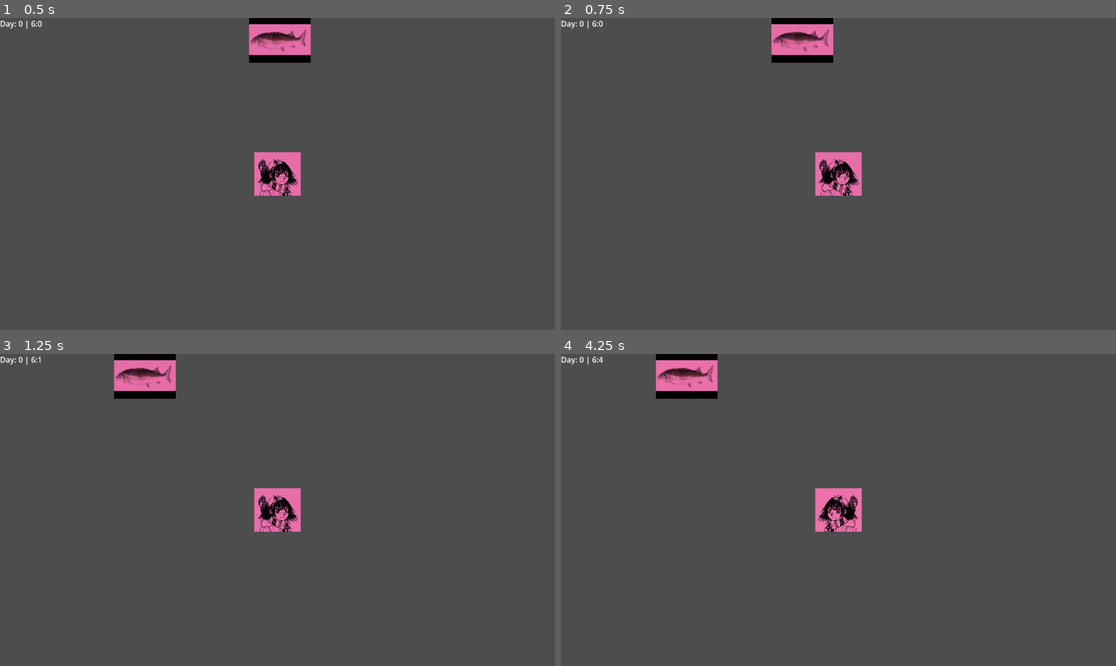
Above: before the commit, frames 1-4 (two rows, left to right).
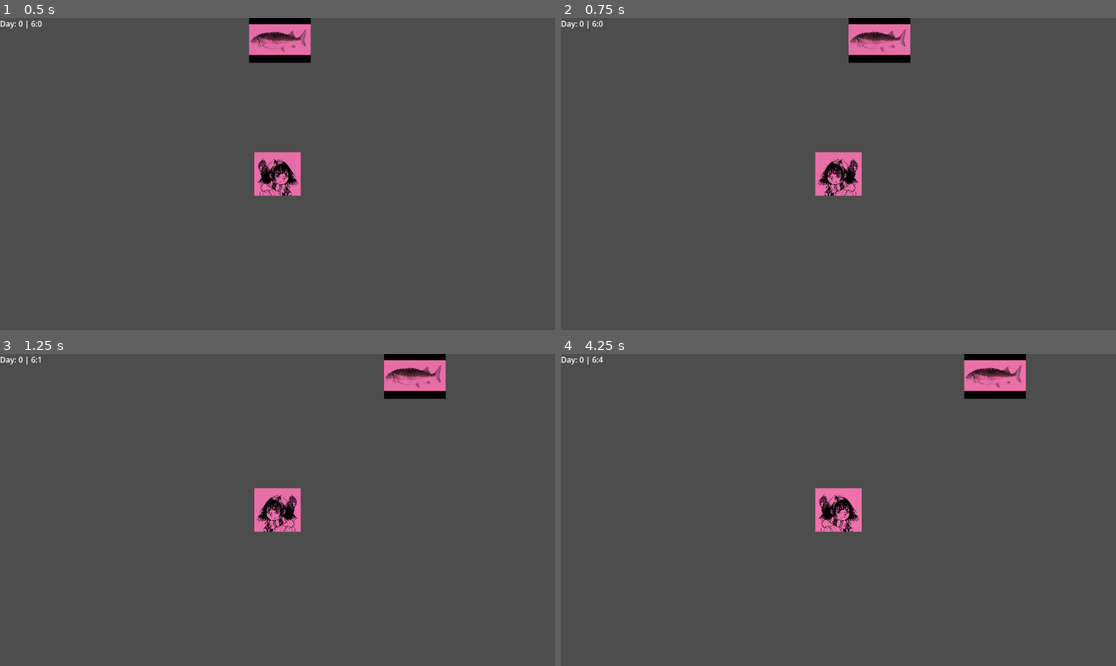
Above: after the commit, the same moments.

Repository: moliloo/comfy-jam-summer-2026
Game: Godot game, scene res://scenes/temporary/test.tscn
Same seed, same stepped clock (60 frames per second), same inputs: the game is played once before the commit and once after it. Before the commit the project starts from res://scenes/temporary/scene.tscn.
Inputs:
- Up to frame 1 (0.5 s): no input
- Up to frame 2 (0.75 s): tap Enter at 0.5 s; hold D (move_right) from 0.53 s (still down); tap E (interact) at 0.6 s
- Up to frame 3 (1.25 s): keep holding D (move_right)
- Up to frame 4 (4.25 s): release D (move_right) at 1.28 s; hold S (move_down) 1.28-2.03 s; tap E (interact) every 0.75 s from 1.35 to 3.6 s; hold D (move_right) 2.03-2.78 s; hold W (move_up) 2.78-3.53 s; hold A (move_left) from 3.53 s (still down)

Frame 1 is identical in both runs. In frame 2, 3.7% of the frame differs, in the area x 37-63%, y 0-58%; in frame 3, 3.7%; in frame 4, 3.8%, in the area x 17-84%, y 0-58%.

Commit message:
imported bubble sprites, renamed some things and changed inputs

Diff:
--- a/cute_horror/aquarium/script.gd
+++ b/cute_horror/aquarium/script.gd
@@ -8,7 +8,7 @@
 	if can_interact:
 		if Input.is_action_just_pressed('interact'):
 			GlobalVariables.set_player_position(entity.get_global_position());
-			get_tree().change_scene_to_file('res://cute_horror/tamagotchi/scene.tscn');
+			get_tree().change_scene_to_file('res://cute_horror/tamagotchi/tamagotchi.tscn');
 
 func _on_area_2d_body_entered(body: Node2D) -> void:
 	if body as Player == null: return;
--- a/player/script.gd
+++ b/player/player.gd
@@ -10,22 +10,22 @@
 	if GlobalVariables.get_player_position():
 		set_global_position(GlobalVariables.get_player_position());
 
-func _process(delta: float) -> void:
+func _process(_delta: float) -> void:
 	move_player()
 
 func move_player() -> void:
-	if Input.is_action_pressed('move_right'):
+	if Input.is_action_pressed('move_left'):
 		sprite.flip_h = false;
 		direction.x = 1;
-	elif Input.is_action_pressed('move_left'):
+	elif Input.is_action_pressed('move_right'):
 		sprite.flip_h = true;
 		direction.x = -1;
 	else:
 		direction.x = 0;
 
-	if Input.is_action_pressed('move_up'):
+	if Input.is_action_pressed('move_down'):
 		direction.y = -1;
-	elif Input.is_action_pressed('move_down'):
+	elif Input.is_action_pressed('move_up'):
 		direction.y = 1;
 	else:
 		direction.y = 0;
--- a/player/scene.tscn
+++ b/player/player.tscn
@@ -1,6 +1,6 @@
 [gd_scene format=3 uid="uid://ddssqu3a5opg"]
 
-[ext_resource type="Script" uid="uid://dup67s0p7wn5k" path="res://player/script.gd" id="1_bjm4x"]
+[ext_resource type="Script" uid="uid://dup67s0p7wn5k" path="res://player/player.gd" id="1_bjm4x"]
 [ext_resource type="Texture2D" uid="uid://cgvuof1cxjf4n" path="res://assets/temporary/haru_cry.png" id="2_6xyil"]
 
 [sub_resource type="RectangleShape2D" id="RectangleShape2D_ewkwu"]
--- a/scenes/temporary/scene.tscn
+++ /dev/null
@@ -1,26 +0,0 @@
-[gd_scene format=3 uid="uid://gpuat04v80d3"]
-
-[ext_resource type="Script" uid="uid://bl13ut312gvl8" path="res://script/day_night_cycle.gd" id="1_8ndbb"]
-[ext_resource type="Script" uid="uid://b0bmojtc28oli" path="res://scenes/temporary/script.gd" id="1_bqjnb"]
-[ext_resource type="PackedScene" uid="uid://ddssqu3a5opg" path="res://player/scene.tscn" id="1_k588i"]
-[ext_resource type="PackedScene" uid="uid://cgepphevhcbu8" path="res://cute_horror/aquarium/scene.tscn" id="2_4rfli"]
-[ext_resource type="Texture2D" uid="uid://bkpc1kjm4t2xn" path="res://assets/daynightcycle-gradient-texture.tres" id="2_7jgaf"]
-[ext_resource type="PackedScene" uid="uid://dlxwnbbcb7mly" path="res://ui/day_night_cycle_ui/scene.tscn" id="5_d0dyj"]
-
-[node name="Scene" type="Node2D" unique_id=59418411]
-script = ExtResource("1_bqjnb")
-
-[node name="CanvasModulate" type="CanvasModulate" parent="." unique_id=246475648]
-script = ExtResource("1_8ndbb")
-gradient = ExtResource("2_7jgaf")
-
-[node name="Player" parent="." unique_id=72670545 instance=ExtResource("1_k588i")]
-position = Vector2(566, 324)
-
-[node name="Aquarium" parent="." unique_id=808837739 instance=ExtResource("2_4rfli")]
-position = Vector2(571, 45)
-
-[node name="UI" type="CanvasLayer" parent="." unique_id=1580314821]
-
-[node name="DayNightCycleUI" parent="UI" unique_id=1135673272 node_paths=PackedStringArray("day_cycle") instance=ExtResource("5_d0dyj")]
-day_cycle = NodePath("../../CanvasModulate")
--- /dev/null
+++ b/scenes/temporary/test.tscn
@@ -0,0 +1,26 @@
+[gd_scene format=3 uid="uid://gpuat04v80d3"]
+
+[ext_resource type="Script" uid="uid://b0bmojtc28oli" path="res://scenes/temporary/script.gd" id="1_73plb"]
+[ext_resource type="Script" uid="uid://bl13ut312gvl8" path="res://script/day_night_cycle.gd" id="2_uupms"]
+[ext_resource type="Texture2D" uid="uid://bkpc1kjm4t2xn" path="res://assets/daynightcycle-gradient-texture.tres" id="3_xqgyu"]
+[ext_resource type="PackedScene" uid="uid://ddssqu3a5opg" path="res://player/player.tscn" id="4_485p1"]
+[ext_resource type="PackedScene" uid="uid://cgepphevhcbu8" path="res://cute_horror/aquarium/aquarium.tscn" id="5_3t735"]
+[ext_resource type="PackedScene" uid="uid://dlxwnbbcb7mly" path="res://ui/day_night_cycle_ui/scene.tscn" id="6_f7chd"]
+
+[node name="Scene" type="Node2D" unique_id=59418411]
+script = ExtResource("1_73plb")
+
+[node name="CanvasModulate" type="CanvasModulate" parent="." unique_id=246475648]
+script = ExtResource("2_uupms")
+gradient = ExtResource("3_xqgyu")
+
+[node name="Player" parent="." unique_id=72670545 instance=ExtResource("4_485p1")]
+position = Vector2(566, 324)
+
+[node name="Aquarium" parent="." unique_id=808837739 instance=ExtResource("5_3t735")]
+position = Vector2(571, 45)
+
+[node name="UI" type="CanvasLayer" parent="." unique_id=1580314821]
+
+[node name="DayNightCycleUI" parent="UI" unique_id=1135673272 node_paths=PackedStringArray("day_cycle") instance=ExtResource("6_f7chd")]
+day_cycle = NodePath("../../CanvasModulate")
Binary file added: assets/cute_horror/aquarium/bubble.png
Not shown, added: assets/cute_horror/aquarium/bubble.png.import
Binary file added: assets/cute_horror/aquarium/bubble_16.png
Not shown, added: assets/cute_horror/aquarium/bubble_16.png.import
Renamed: cute_horror/aquarium/scene.tscn -> cute_horror/aquarium/aquarium.tscn
Not shown: 2 places in cute_horror/tamagotchi/tamagotchi.tscn that only renumber resources
Renamed: player/script.gd.uid -> player/player.gd.uid
